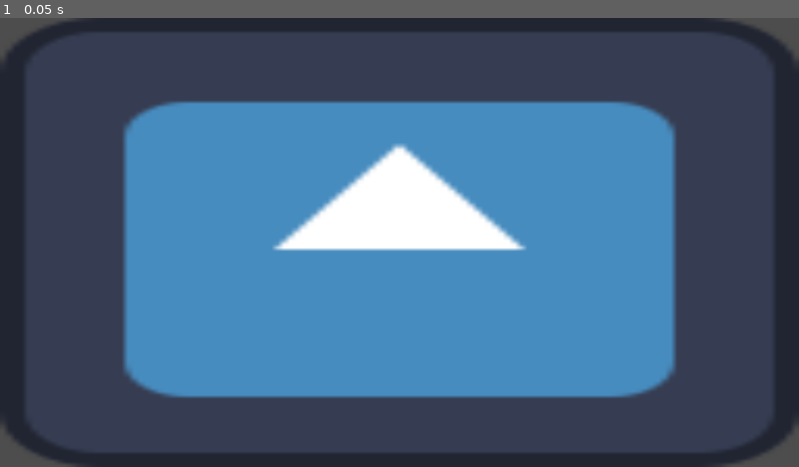
Above: before the commit, frame 1.
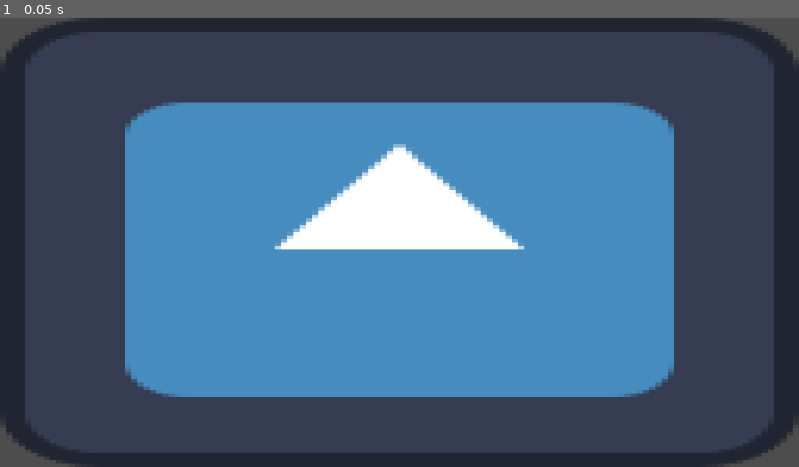
Above: after the commit, the same moment.

Repository: JensHulteberg/bubblejam_2025
Game: Godot game, scene res://scenes/main.tscn
The game is run twice, just before and just after one commit, with the same random seed, the same clock (stepped at 60 frames per second) and the same inputs. The engine's default icon, where the game draws it, is replaced by a stand-in: a white triangle on a blue panel in a dark square.
Inputs:
- Up to frame 1 (0.05 s): no input

The runs differ from the first frame. In frame 1, 1.4% of the frame differs, in the area x 15-85%, y 18-85%.

Commit message:
Add basic card

Diff:
--- a/project/project.godot
+++ b/project/project.godot
@@ -14,3 +14,7 @@
 run/main_scene="res://scenes/main.tscn"
 config/features=PackedStringArray("4.3", "Forward Plus")
 config/icon="res://icon.svg"
+
+[rendering]
+
+textures/canvas_textures/default_texture_filter=0
--- a/project/scenes/card.tscn
+++ b/project/scenes/card.tscn
@@ -1,10 +1,65 @@
-[gd_scene format=3 uid="uid://cnfw4f03iw2rr"]
+[gd_scene load_steps=5 format=3 uid="uid://cnfw4f03iw2rr"]
+
+[ext_resource type="Script" path="res://scripts/card.gd" id="1_1k8w5"]
+[ext_resource type="Texture2D" uid="uid://d20mbtve1i25l" path="res://graphics/card.png" id="1_76pk6"]
+[ext_resource type="FontFile" uid="uid://dvq10v8yvlpwh" path="res://Silver.ttf" id="2_80mig"]
+[ext_resource type="Texture2D" uid="uid://bqf05h7odh3or" path="res://graphics/placeholder_card_image.png" id="3_a5t68"]
 
 [node name="Card" type="Control"]
+custom_minimum_size = Vector2(75, 105)
 layout_mode = 3
-anchor_right = 0.24
-anchor_bottom = 0.534
-offset_right = -0.480011
-offset_bottom = -0.0320129
+anchor_right = 0.065
+anchor_bottom = 0.162
+offset_right = 0.119995
+offset_bottom = 0.0240021
 grow_horizontal = 2
 grow_vertical = 2
+script = ExtResource("1_1k8w5")
+card_title = "Card"
+
+[node name="NinePatchRect" type="NinePatchRect" parent="."]
+layout_mode = 1
+anchors_preset = 15
+anchor_right = 1.0
+anchor_bottom = 1.0
+grow_horizontal = 2
+grow_vertical = 2
+texture = ExtResource("1_76pk6")
+patch_margin_left = 3
+patch_margin_top = 3
+patch_margin_right = 3
+patch_margin_bottom = 3
+
+[node name="MarginContainer" type="MarginContainer" parent="."]
+layout_mode = 1
+anchors_preset = 15
+anchor_right = 1.0
+anchor_bottom = 1.0
+grow_horizontal = 2
+grow_vertical = 2
+theme_override_constants/margin_left = 5
+theme_override_constants/margin_top = 10
+theme_override_constants/margin_right = 5
+theme_override_constants/margin_bottom = 6
+
+[node name="VBoxContainer" type="VBoxContainer" parent="MarginContainer"]
+layout_mode = 2
+
+[node name="MarginContainer" type="MarginContainer" parent="MarginContainer/VBoxContainer"]
+layout_mode = 2
+size_flags_vertical = 3
+
+[node name="CardTitleLabel" type="RichTextLabel" parent="MarginContainer/VBoxContainer/MarginContainer"]
+layout_mode = 2
+theme_override_fonts/normal_font = ExtResource("2_80mig")
+theme_override_font_sizes/normal_font_size = 16
+bbcode_enabled = true
+text = "[center]Card[/center]"
+
+[node name="MarginContainer2" type="MarginContainer" parent="MarginContainer/VBoxContainer"]
+layout_mode = 2
+size_flags_vertical = 3
+
+[node name="ImageTextureRect" type="TextureRect" parent="MarginContainer/VBoxContainer/MarginContainer2"]
+layout_mode = 2
+texture = ExtResource("3_a5t68")
--- /dev/null
+++ b/project/scripts/card.gd
@@ -0,0 +1,21 @@
+@tool
+extends Control
+
+@export var card_title: String = "CARD"
+@export var image: Texture2D = preload("res://graphics/placeholder_card_image.png")
+@export var description: String
+
+@onready var card_title_label: RichTextLabel = $MarginContainer/VBoxContainer/MarginContainer/CardTitleLabel
+@onready var image_texture_rect: TextureRect = $MarginContainer/VBoxContainer/MarginContainer2/ImageTextureRect
+
+
+func _ready():
+	_sync()
+
+func _process(delta: float):
+	if Engine.is_editor_hint():
+		_sync()
+
+func _sync():
+	card_title_label.text = "[center]" + card_title + "[/center]"
+	image_texture_rect.texture = image
Binary file added: project/Silver.ttf
Not shown, added: project/Silver.ttf.import
Binary file added: project/graphics/card.png
Not shown, added: project/graphics/card.png.import
Binary file added: project/graphics/placeholder_card_image.png
Not shown, added: project/graphics/placeholder_card_image.png.import
Not shown, added: extra/graphics/card.aseprite
Not shown, added: extra/graphics/placeholder_card_image.aseprite
Not shown, added: extra/zx-spectrum-1x.png
Not shown, added: extra/zx-spectrum-1x.png:Zone.Identifier
Not shown, added: project/Silver.ttf:Zone.Identifier
